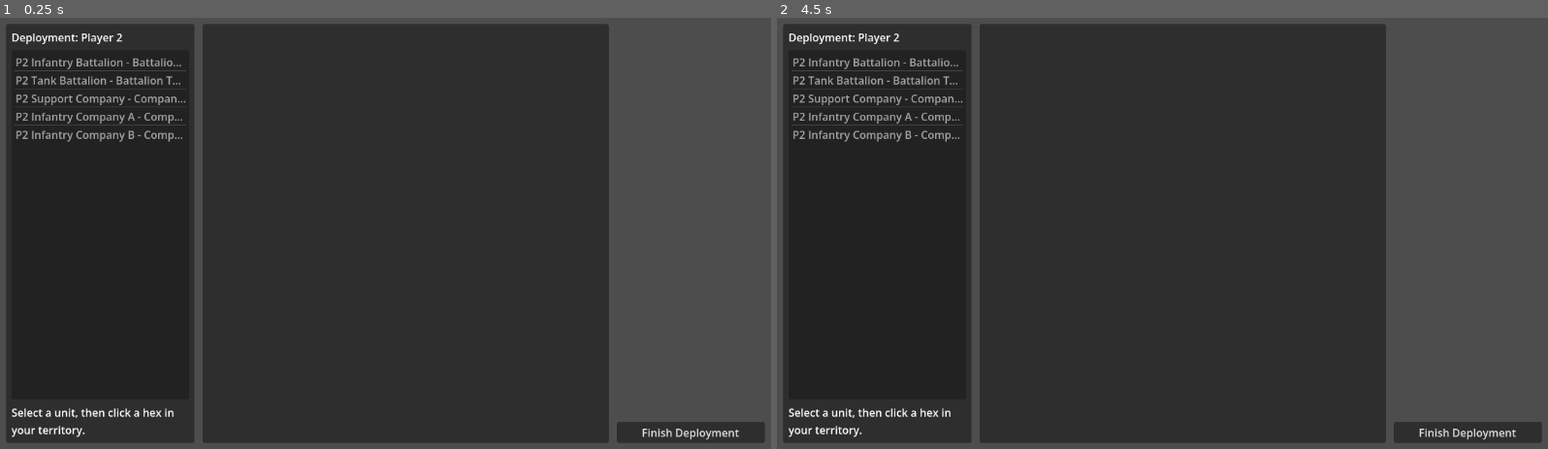
Above: before the commit, frames 1-2 (left to right).
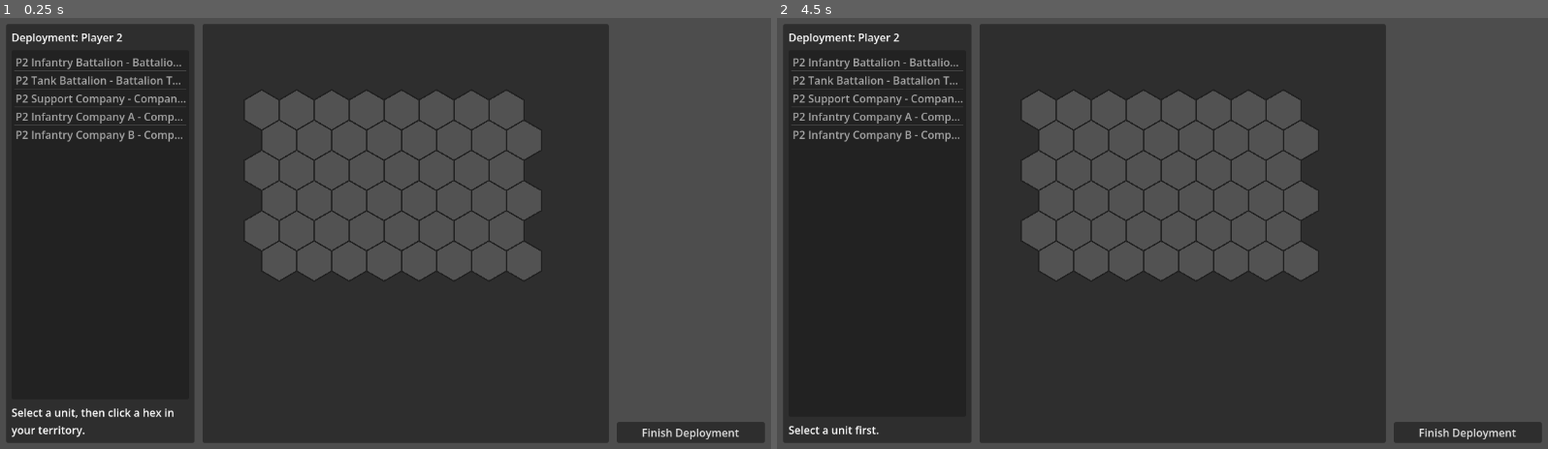
Above: after the commit, the same moments.

Repository: cpt-miche/Combat-Mission-Companion
Game: Godot game, scene res://scenes/deployment/DeploymentScreen.tscn
The game is run twice, just before and just after one commit, with the same random seed, the same clock (stepped at 60 frames per second) and the same inputs. This scene is started directly instead of the project's main scene.
Inputs (mouse positions are in pixels of both pictures, inside the frame that each line leads up to):
- Up to frame 1 (0.25 s): no input
- Up to frame 2 (4.5 s): click "Finish Deployment" at 0.5 s; click "Finish Deployment" at 1.25 s; click "Finish Deployment" at 2 s; tap A at 2.75, 3.5, 4.25 s; move the mouse to (1332, 211) at 2.77 s; hold Ctrl 2.78-3.53 s; click (1332, 211) at 2.92 s; move the mouse to (1008, 255) at 3.52 s; tap Ctrl at 3.6 s; click (1008, 255) at 3.67 s; move the mouse to (1239, 138) at 4.27 s; hold Ctrl from 4.28 s (still down); click (1239, 138) at 4.42 s

The runs differ from the first frame. In frame 1, 14% of the frame differs, in the area x 31-71%, y 16-61%; in frame 2, 14%, in the area x 1-71%, y 16-98%.
Error before the commit: Parse Error: Cannot infer the type of "parts" variable because the value doesn't have a set type. (res://scripts/ui/deployment/HexMapView.gd:48)

Commit message:
Fix typed key splitting in visible placements drawing

Diff:
--- a/scripts/ui/deployment/HexMapView.gd
+++ b/scripts/ui/deployment/HexMapView.gd
@@ -45,7 +45,8 @@
 func _draw_visible_placements() -> void:
 	var placements: Dictionary = placements_by_player.get(visible_player_index, {}) as Dictionary
 	for key in placements.keys():
-		var parts := key.split(",")
+		var key_string: String = String(key)
+		var parts: PackedStringArray = key_string.split(",")
 		if parts.size() != 2:
 			continue
 		var center := _hex_center(int(parts[0]), int(parts[1]))
